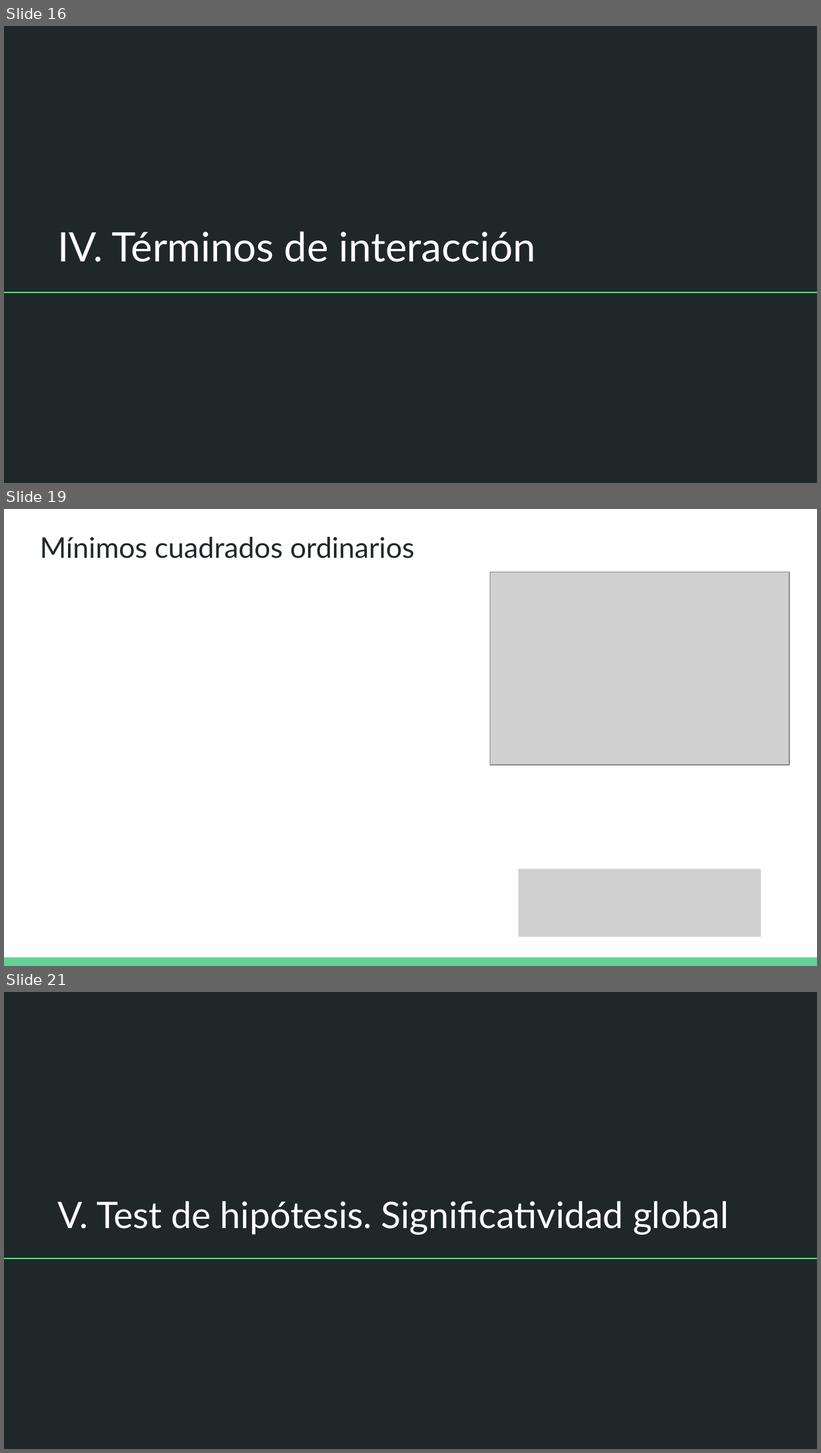
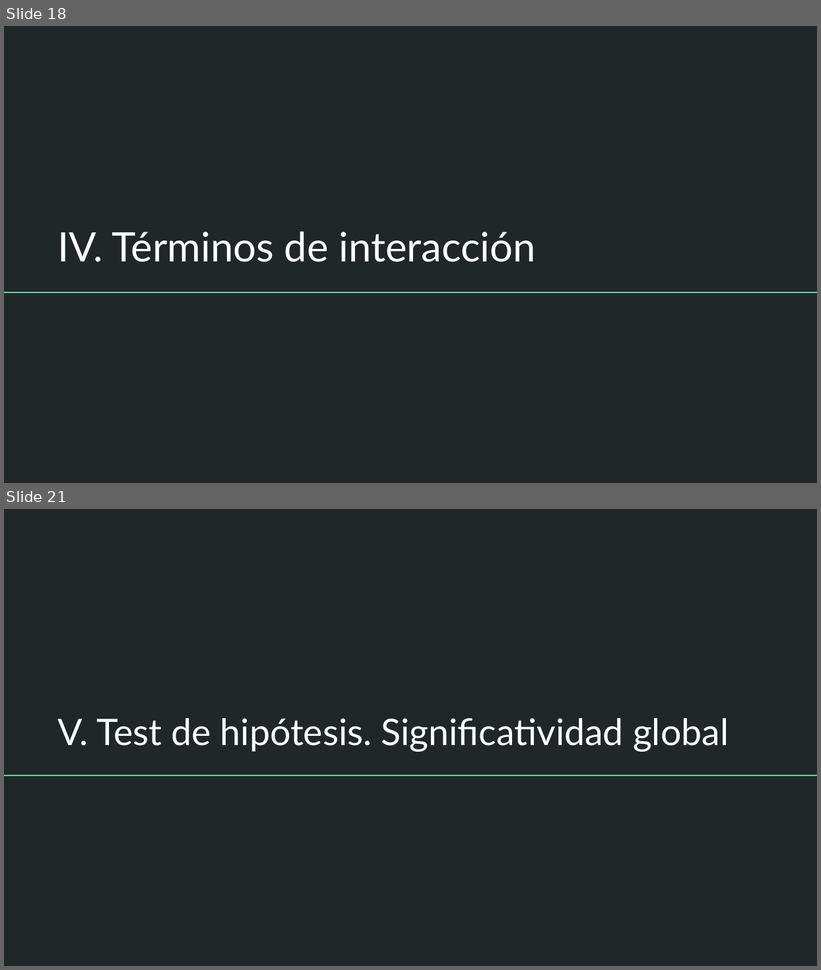
Before and after one commit to DCSCyHD/2023_modulo_3, a slide deck: clase3/teorica_3.pptx. Shown one above the other, each under a label of ours: slides 16, 19 and 21 before the commit, slides 18 and 21 after it; the slides between them are not shown. The pictures are 821x1453 and 821x970 pixels, drawn with LibreOffice and Linux fonts; fonts in the diff are those of the drawing; grey boxes stand for pictures. Boxes give left, top, right and bottom in pixels: in the first picture for what was removed or moved away, otherwise in the second. Text is boxed around its words. In the diff, an @@ line names an element or a change of style, - is before the commit and + after.

```diff
--- a/clase3/teorica_3.pptx
+++ b/clase3/teorica_3.pptx
@@ slide 19 removed at (4, 509, 817, 966), background #FFFFFF @@
@@ title removed at (40, 537, 415, 559) @@
-Mínimos cuadrados ordinarios
@@ picture removed at (490, 572, 789, 765) @@
@@ picture removed at (519, 869, 761, 937) @@
@@ rectangle removed at (4, 958, 817, 966) @@
@@ what was slide 16 is now slide 18 @@
```
Also in this commit, not shown: 5 slides changed, 5 slides added, 6 other slides removed, 1 other file.
